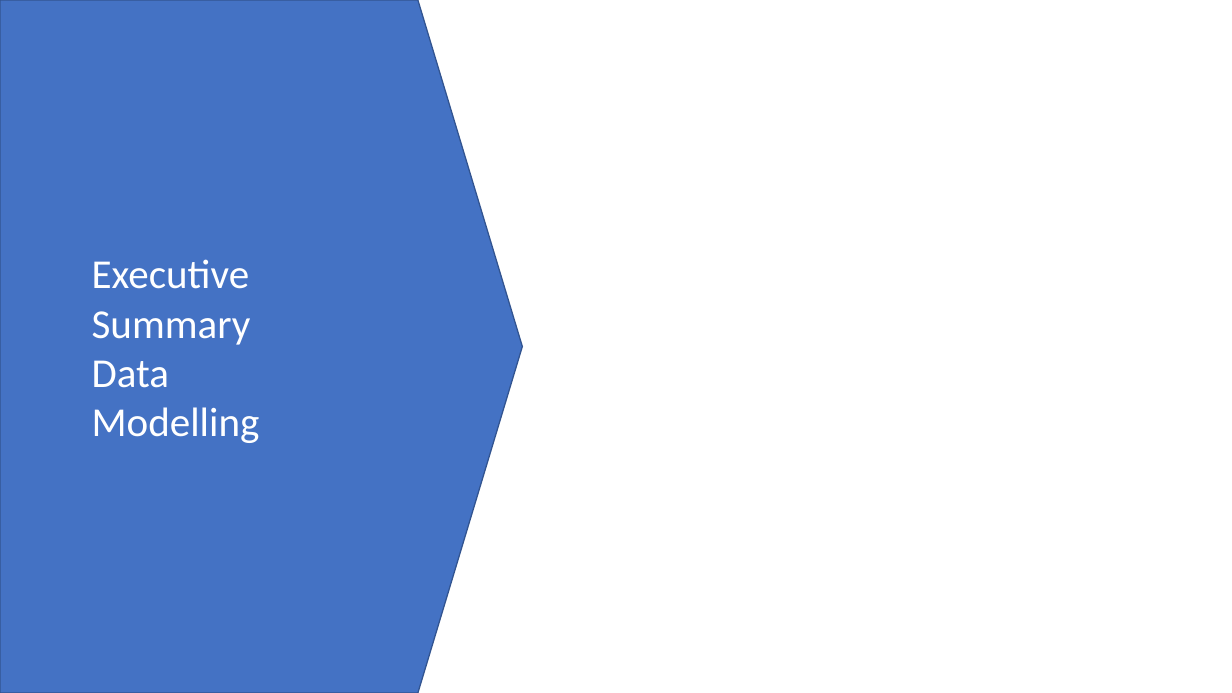
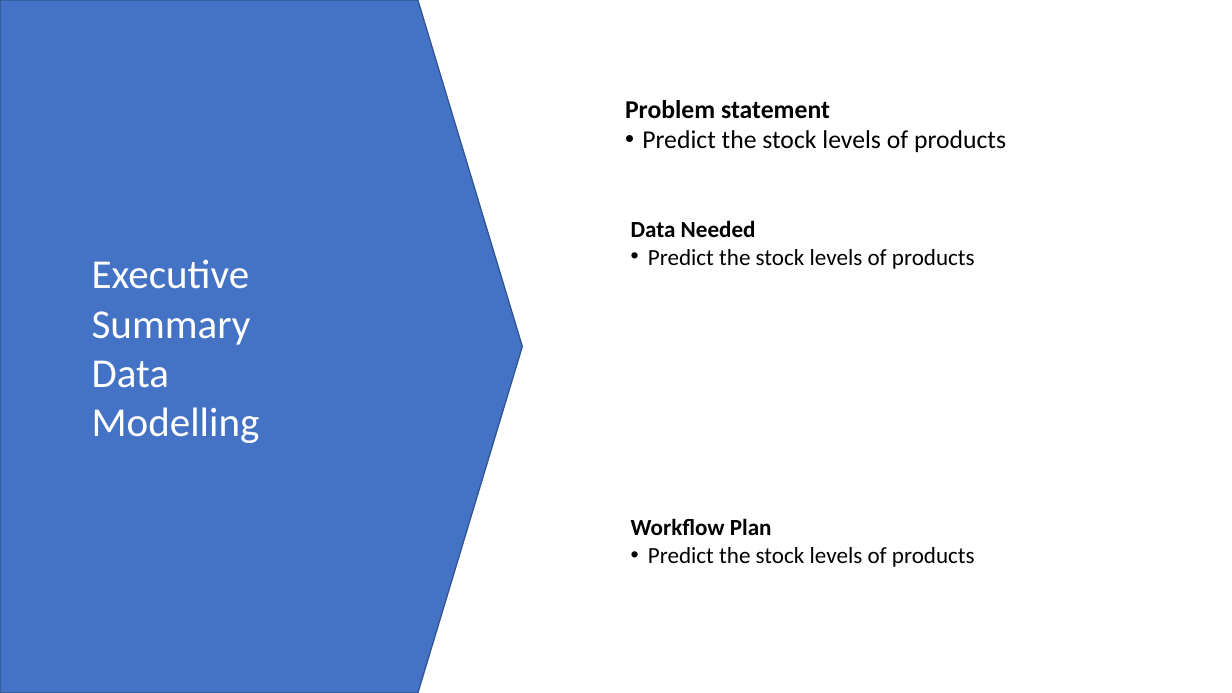
Before and after one commit to lawalsegun2025/forage_projects, a slide deck: slide 1 of 002_Cognizant_Artificial_Intelligence/2_Data_Modelling/data_modelling_communication.pptx. Drawn at 1232x693 pixels with LibreOffice and Linux fonts; fonts in the diff are those of the drawing. Boxes give left, top, right and bottom in pixels: in the first picture for what was removed or moved away, otherwise in the second. Text is boxed around its words. In the diff, an @@ line names an element or a change of style, - is before the commit and + after.

Commit message:
Lay out completed

```diff
--- a/002_Cognizant_Artificial_Intelligence/2_Data_Modelling/data_modelling_communication.pptx
+++ b/002_Cognizant_Artificial_Intelligence/2_Data_Modelling/data_modelling_communication.pptx
@@ text added at [625,100,1006,152], 20 pt, text #000000 @@
+Problem statement
+• Predict the stock levels of products
@@ text added at [631,220,975,269], 18 pt, text #000000 @@
+Data Needed
+• Predict the stock levels of products
@@ text added at [631,518,975,567], 18 pt, text #000000 @@
+Workflow Plan
+• Predict the stock levels of products
```
